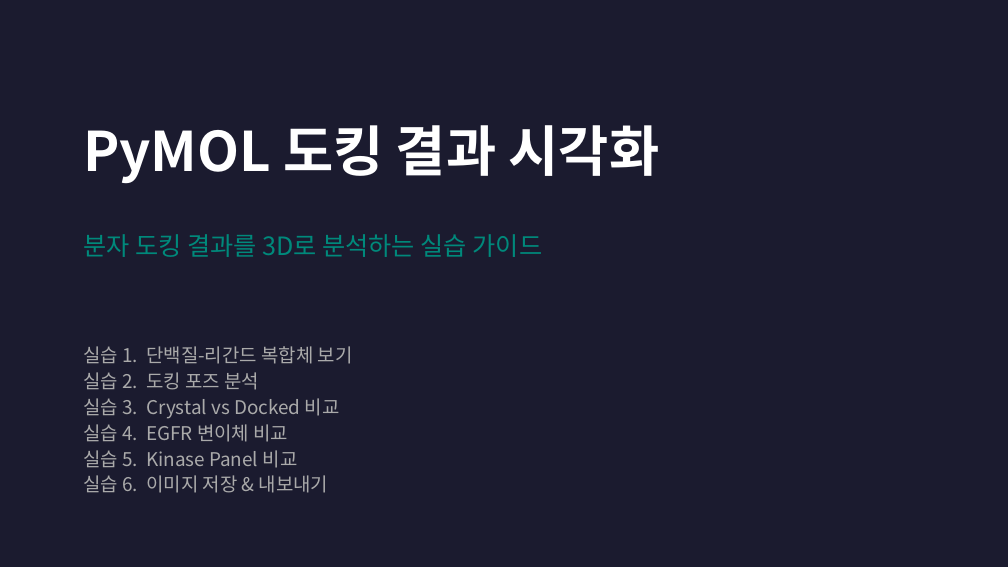
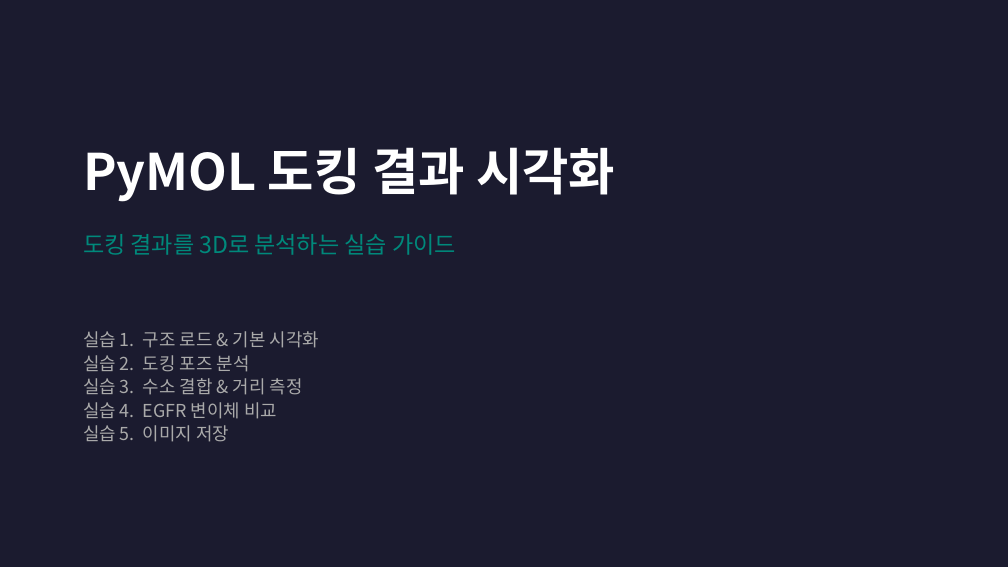
Before and after one commit to fourmodern/molecular_docking_tutorial, a slide deck: slide 1 of PyMOL_Tutorial.pptx. Drawn at 1008x567 pixels with LibreOffice and Linux fonts; fonts in the diff are those of the drawing. Boxes give left, top, right and bottom in pixels: in the first picture for what was removed or moved away, otherwise in the second. Text is boxed around its words. In the diff, an @@ line names an element or a change of style, - is before the commit and + after.

```diff
--- a/PyMOL_Tutorial.pptx
+++ b/PyMOL_Tutorial.pptx
@@ text "PyMOL 도킹 결과 시각화": place and size @@
-text "PyMOL 도킹 결과 시각화" at bbox=[83, 125, 660, 184]
+text "PyMOL 도킹 결과 시각화" at bbox=[83, 147, 615, 202]
@@ text "PyMOL 도킹 결과 시각화" at bbox=[83, 147, 615, 202]: size 52 to 48 pt; less space between paragraphs @@
@@ text at bbox=[83, 234, 456, 255]: text changed; size 24 to 22 pt @@
-분자 도킹 결과를 3D로 분석하는 실습 가이드
+도킹 결과를 3D로 분석하는 실습 가이드
@@ text "실습 1. 구조 로드 & ...": place and size @@
-text "실습 1. 구조 로드 & ..." at bbox=[83, 346, 353, 493]
+text "실습 1. 구조 로드 & ..." at bbox=[83, 331, 319, 442]
@@ text at bbox=[83, 331, 319, 348]: text changed; size 18 to 17 pt @@
-실습 1. 단백질-리간드 복합체 보기
+실습 1. 구조 로드 & 기본 시각화
@@ text at bbox=[83, 355, 277, 419]: size 18 to 17 pt in "실습 2. 도킹 포즈 분석", "실습 4. EGFR 변이체 비교"; less space between paragraphs @@
@@ text at bbox=[83, 378, 303, 395]: text changed; size 18 to 17 pt @@
-실습 3. Crystal vs Docked 비교
+실습 3. 수소 결합 & 거리 측정
@@ text at bbox=[83, 425, 229, 442]: text changed; size 18 to 17 pt @@
-실습 5. Kinase Panel 비교
-실습 6. 이미지 저장 & 내보내기
+실습 5. 이미지 저장
```
Also in this commit, not shown: 7 other slides changed, 1 slide added, 5 slides removed, 1 other file.
